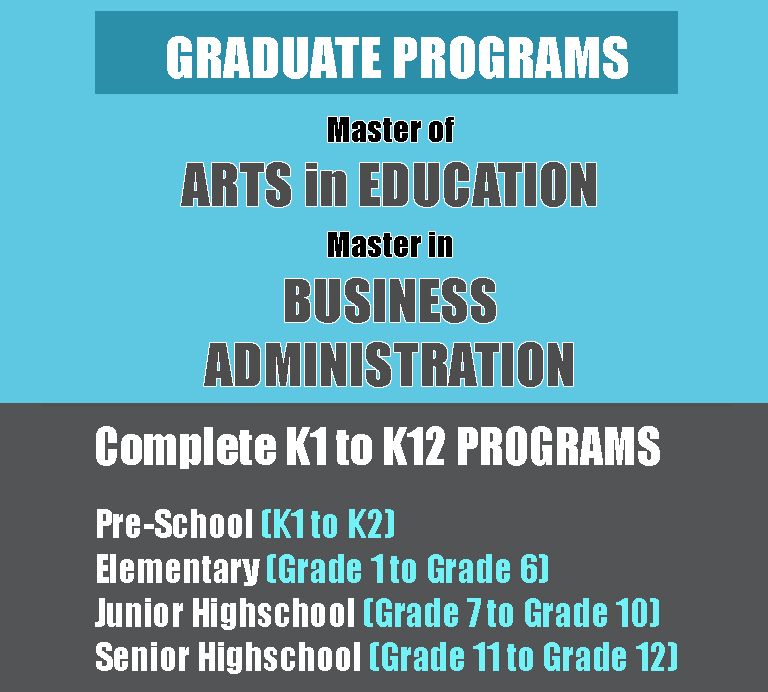
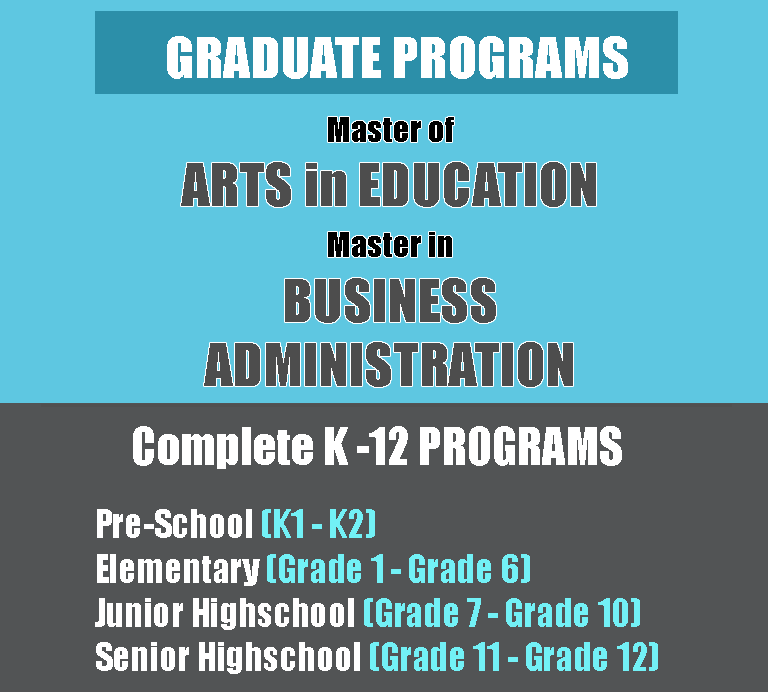
Comparing the layer stacks of the two 768×692 images. Changes:
renamed "Pre-School (K1 to K2) Elementary (Grade 1 to Grade 6) Junior Hi" to "Pre-School (K1 - K2) Elementary (Grade 1 - Grade 6) Junior High", painted on it over (311, 509, 677, 671)
renamed "Complete K1 to K12 PROGRAMS" to "Complete K -12 PROGRAMS", painted on it over (96, 426, 660, 469)
